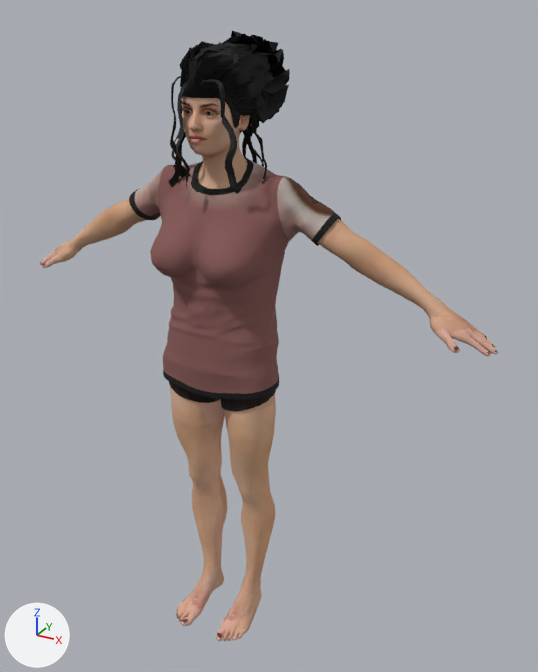
The glTF model assets/stu_woman.glb as it was, and as the next commit left it.
Rendered twice from a 50 mm camera at (105.3, -164.9, 166.6) aimed at (8.6, 10.7, 78.7). The axes (+X, +Y, +Z) are drawn at lower left. The lights are the same throughout. The picture after the commit comes second. Vertices at exactly the same position are counted once.
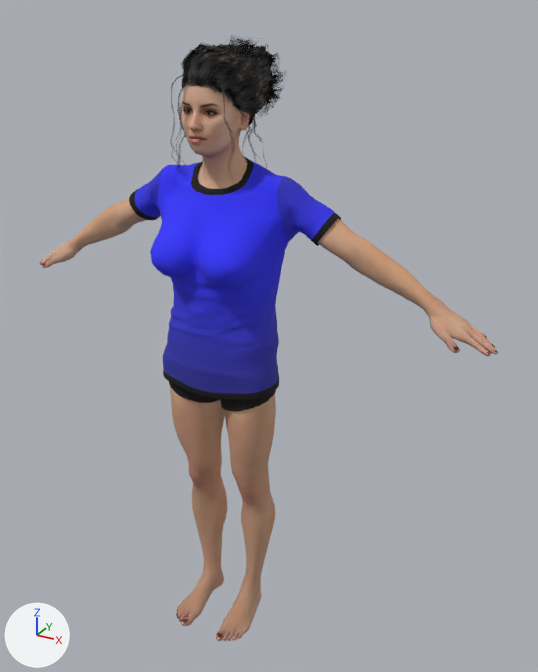
What differs and where, as boxes [x1, y1, x2, y2] in the pictures (538 x 672 px; the box of a moved part takes in the faces that stretch with it):
'Object_28', surface changed (brown to blue)
    both: [135, 161, 335, 394]
'4', surface changed
    both: [170, 390, 275, 641]
'Object_33', surface changed, reshaped
    before: [168, 31, 290, 194]
    after: [171, 38, 284, 174]
'Object_34', surface changed
    both: [182, 79, 242, 133]
part 1 of me_hair_hair_transparency_0, moved or reshaped
    before: [170, 76, 267, 194]
    after: [171, 74, 267, 164]
part 2 of me_hair_hair_transparency_0, surface changed
    before: [168, 80, 266, 189]
    after: [171, 80, 264, 158]

What changed in the scene script:
```text
Change img_image_10:
    img_image_10: load_image('Image_10', '_unpacked/Image_10', 512, 512, 'Non-Color') -> load_image('Image_10', '_unpacked/Image_10', 512, 256, 'sRGB')
Add img_image_13:
    img_image_13 = load_image('Image_13', '_unpacked/Image_13', 512, 512, 'Non-Color')
Add img_image_14:
    img_image_14 = load_image('Image_14', '_unpacked/Image_14', 512, 512, 'sRGB')
Add img_image_12:
    img_image_12 = load_image('Image_12', '_unpacked/Image_12', 512, 512, 'sRGB')
Change mat_shirt:
    mat_shirt.texture: img_image_7 -> img_image_10
Change mat_hair_transparency:
    where n2 = _N.new('ShaderNodeTexImage'); n2.name = 'Image Texture'
    n2.image: img_image_9 -> img_image_12
    where n4 = _N.new('ShaderNodeTexImage'); n4.name = 'Image Texture.001'
    n4.image: img_image_10 -> img_image_13
Change mat_scalp_transparency:
    where n2 = _N.new('ShaderNodeTexImage'); n2.name = 'Image Texture'
    n2.image: img_image_11 -> img_image_14
    where n4 = _N.new('ShaderNodeTexImage'); n4.name = 'Image Texture.001'
    n4.image: img_image_10 -> img_image_13
Change mat_std_skin_arm:
    mat_std_skin_arm.texture: img_image_2 -> img_image_3
Change mat_std_skin_leg:
    mat_std_skin_leg.texture: img_image_3 -> img_image_4
Change me_hair_hair_transparency_0:
    where me_hair_hair_transparency_0.from_pydata(...)  # 10855 vertices, 8996 faces; spans x -14.4..13.5, y -12.7..24.9, z 120.5..161.4
    used by ob_object_33; location = (0.0, 0.0, 0.0)
    me_hair_hair_transparency_0 part 1: 518 of 10855 vertices moved; they spanned x -14.4..13.5, y -12.7..21.4, z 120.5..151.4 and now span x -14.4..13.5, y -12.7..21.4, z 120.5..151.4; mean shift (0.0, 0.0, 0.0); largest move (-0.8, 18.7, 149.5) -> (-6.6, 0.6, 147.8)
    me_hair_hair_transparency_0 part 2: 176 kept faces spanning x -14.4..13.5, y -12.7..21.4, z 120.5..151.3 get new texture (UV) coordinates
```
